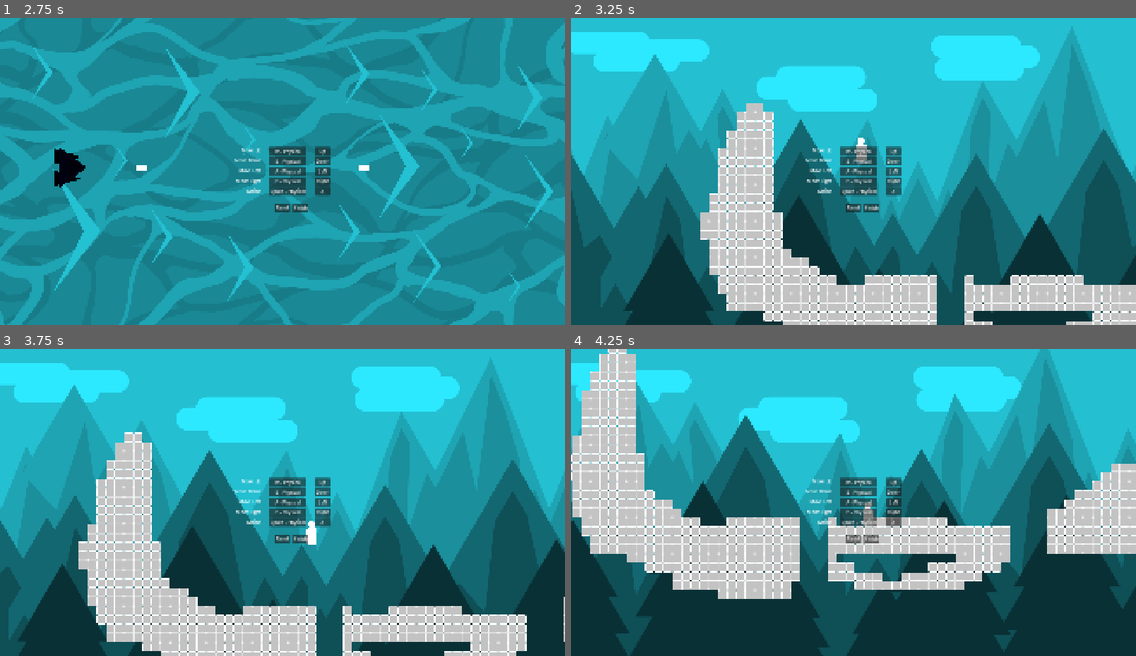
Above: before the commit, frames 1-4 (two rows, left to right).
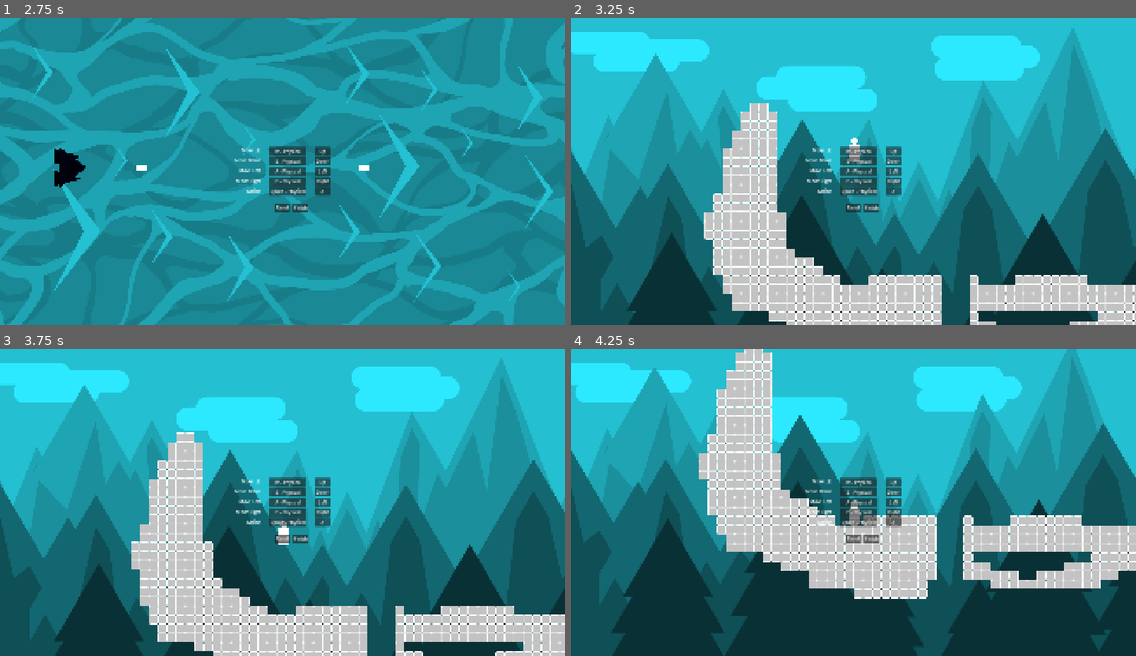
Above: after the commit, the same moments.

Repository: Yuna-Fr/AccessibilityGame
Game: Godot game, scene res://Scenes/Lvl_Circuit.tscn
Same seed, same stepped clock (60 frames per second), same inputs: the game is played once before the commit and once after it.
Inputs (mouse positions are in pixels of both pictures, inside the frame that each line leads up to):
- Up to frame 1 (2.75 s): tap Enter at 0.5 s; move the mouse to (90, 174) at 0.52 s; hold Space (Action) 0.53-1.28 s; hold D (Move_Right) 0.53-2.03 s; click (90, 174) at 0.67 s; tap W (Move_Up) at 0.77, 1.52 s; move the mouse to (169, 186) at 1.27 s; tap Q (SwapScene) at 1.35 s; move the mouse to (339, 103) at 2.02 s; hold A (Move_Left) from 2.03 s (still down); hold Space (Action) from 2.03 s (still down)
- Up to frame 2 (3.25 s): move the mouse to (825, 232) at 2.77 s; release A (Move_Left) at 2.78 s; release Space (Action) at 2.78 s; hold D (Move_Right) from 2.78 s (still down); tap Q (SwapScene) at 2.85 s; click (825, 232) at 2.92 s; tap W (Move_Up) at 3.02 s
- Up to frame 3 (3.75 s): keep holding D (Move_Right); move the mouse to (452, 548) at 3.52 s; hold Space (Action) from 3.53 s (still down)
- Up to frame 4 (4.25 s): keep holding D (Move_Right); keep holding Space (Action); tap W (Move_Up) at 3.77 s

Frame 1 is identical in both runs. In frame 2, 8.3% of the frame differs, in the area x 0-100%, y 2-100%; in frame 3, 41%; in frame 4, 55%, in the area x 0-100%, y 0-100%.

Commit message:
Platformer Player Max Speed
Added a maxSpeed variable to Player

Diff:
--- a/Scripts/S_PersoPlatformer.gd
+++ b/Scripts/S_PersoPlatformer.gd
@@ -1,6 +1,7 @@
 extends CharacterBody2D
 
 @export var speed : float = 50
+@export var maxSpeed : float = 50.0
 @export var jump_speed : float = 500
 @export var gravity : float = 9.98
 @export var friction : float = 30
@@ -59,6 +60,10 @@
 		velocity.x -= speed
 	if Input.is_action_pressed("Move_Right"):
 		velocity.x += speed
+	if velocity.x > maxSpeed:
+		velocity.x = maxSpeed
+	if velocity.x < -maxSpeed:
+		velocity.x = -maxSpeed
 
 	if is_on_floor():
 		if not toggle_ground:
